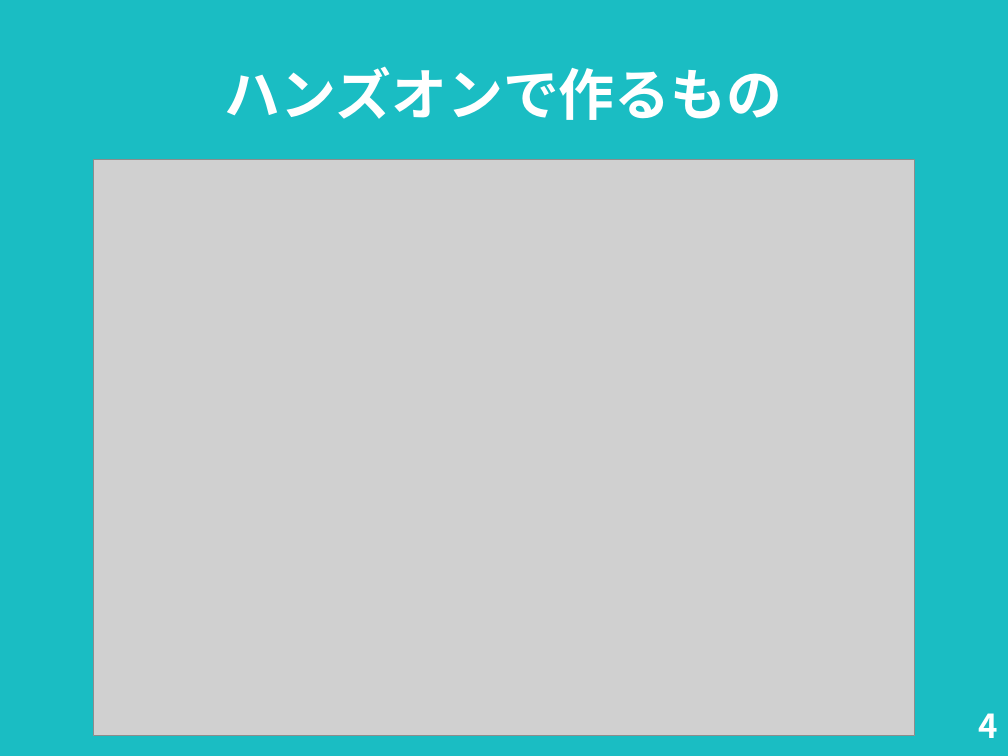
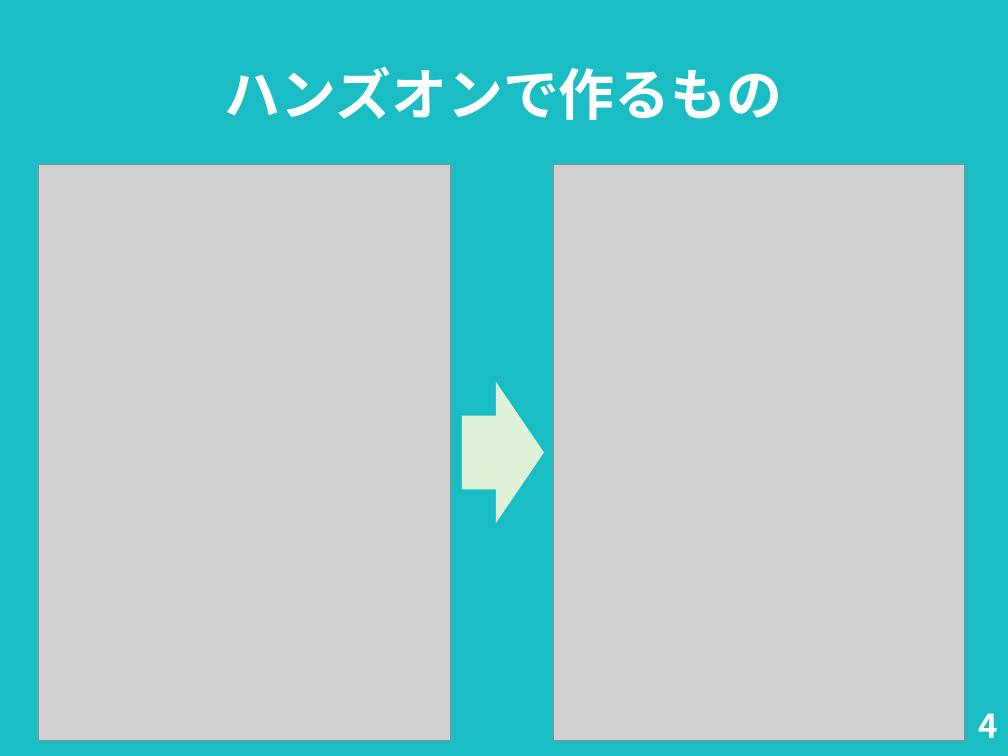
Before and after one commit to nogajun/libreofficekaigi2018-handson, a slide deck: slide 4 of docs/20180512-writer_handson_slide.odp. Drawn at 1008x756 pixels with LibreOffice and Linux fonts; fonts in the diff are those of the drawing; grey boxes stand for pictures. Boxes give left, top, right and bottom in pixels: in the first picture for what was removed or moved away, otherwise in the second. Text is boxed around its words. In the diff, an @@ line names an element or a change of style, - is before the commit and + after.

```diff
--- a/docs/20180512-writer_handson_slide.odp
+++ b/docs/20180512-writer_handson_slide.odp
@@ picture added at bbox=[38, 164, 451, 741] @@
@@ picture: place and size @@
-picture at bbox=[93, 160, 916, 736]
+picture at bbox=[554, 165, 965, 741]
@@ right arrow added at bbox=[464, 388, 542, 517], fill #DFF2D8, outline #DFF2D8 2.83 pt @@
```
Also in this commit, not shown: 8 other slides changed, 4 slides added, 1 slide removed, 1 other file.
